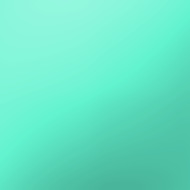
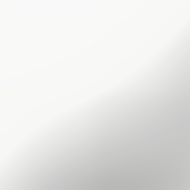
Comparing the layer stacks of the two 190x190 images. Changes:
hid group "note" (2 layers) over [0, 0, 190, 190]
hid group "article" (2 layers) over [0, 0, 190, 190]
hid group "event" (2 layers) over [0, 0, 190, 190]
hid group "other" (1 layers) over [0, 0, 190, 190]
